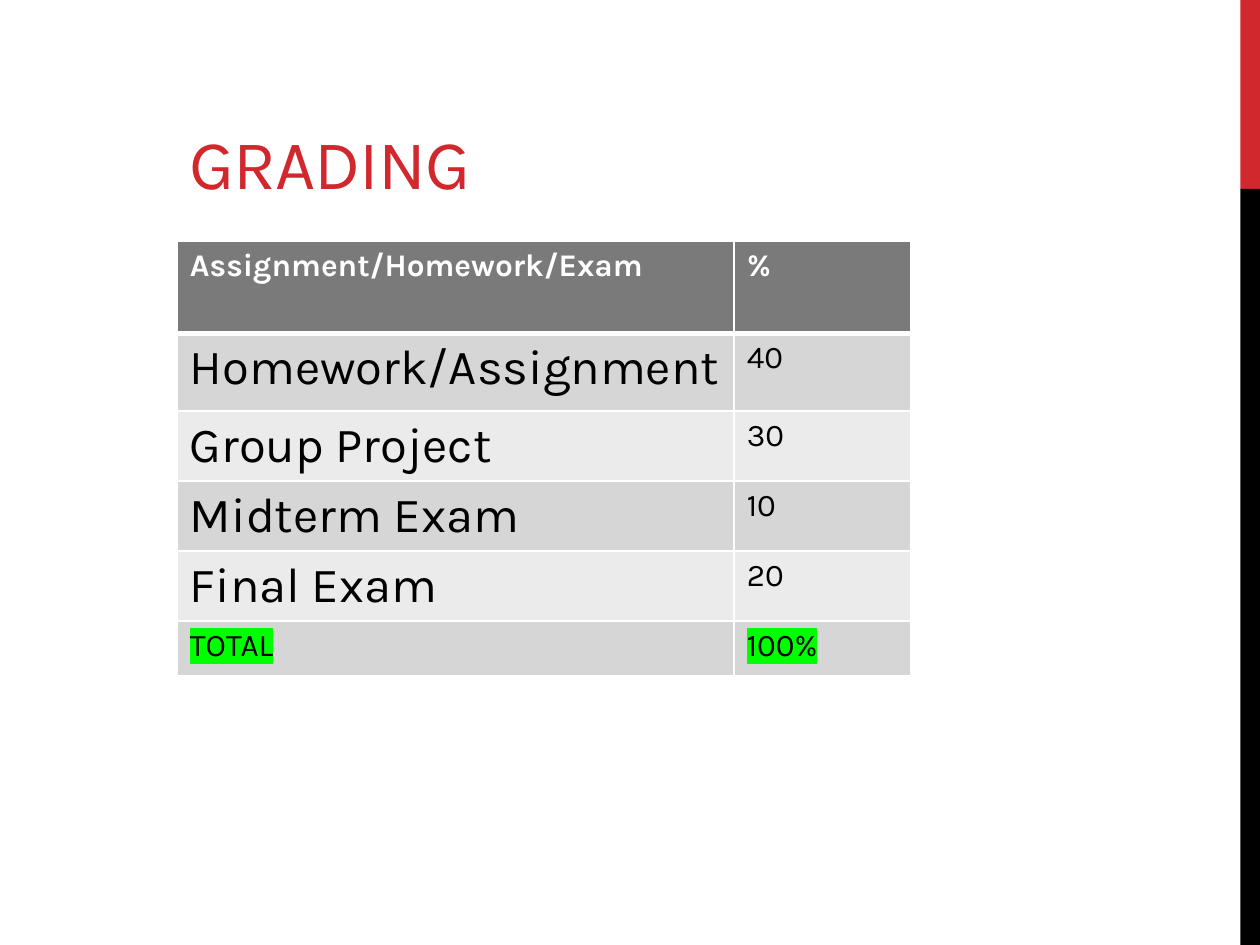
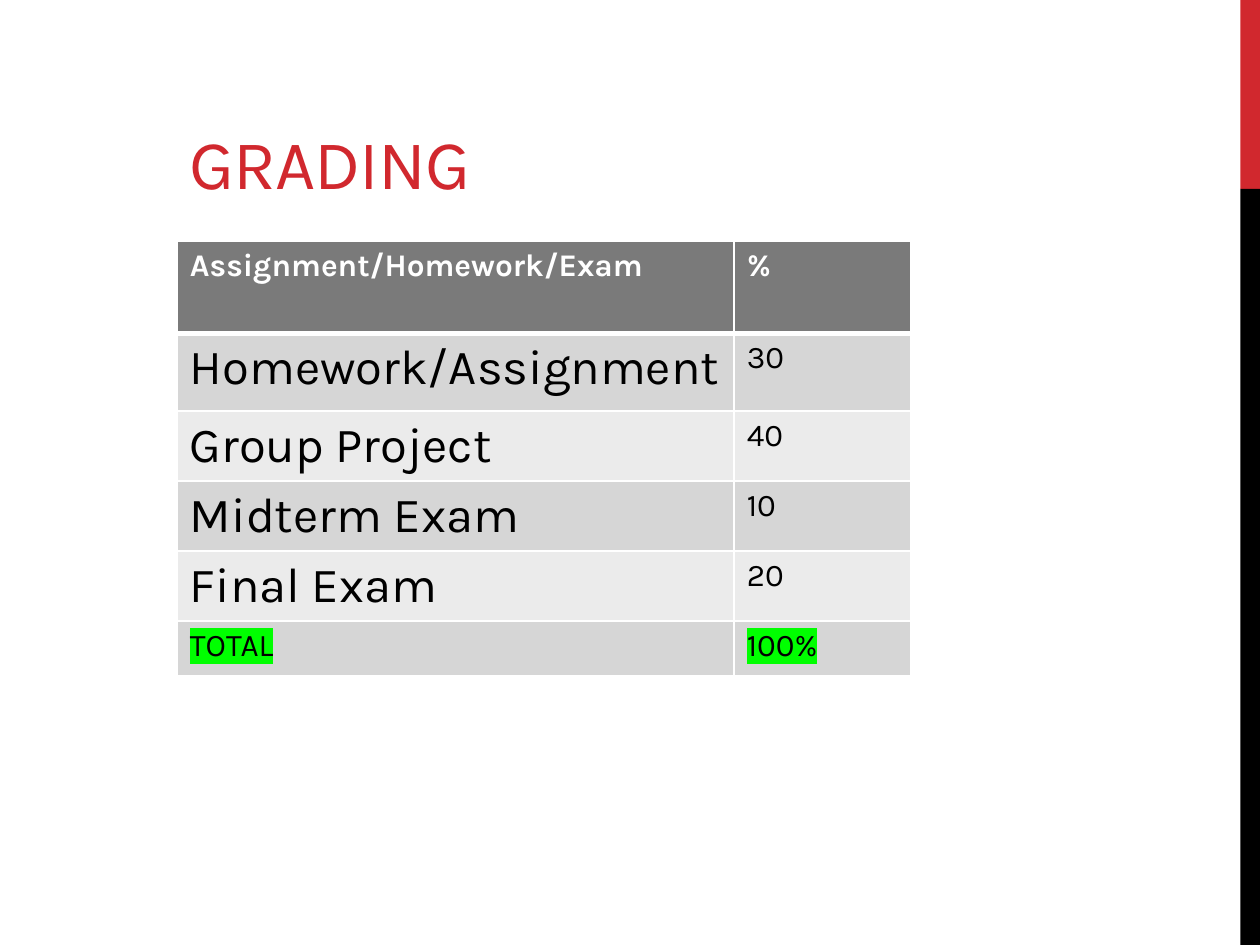
Before and after one commit to mahmoudparsian/data-warehousing, a slide deck: slide 8 of syllabus/week-01-intro-to-Data-Warehousing/2-course-outline-and-intro-to-DW/course_outline_and_DW_concepts/01_introduction_to_DW_course.pptx. Drawn at 1260x945 pixels with LibreOffice and Linux fonts; fonts in the diff are those of the drawing. Boxes give left, top, right and bottom in pixels: in the first picture for what was removed or moved away, otherwise in the second. Text is boxed around its words. In the diff, an @@ line names an element or a change of style, - is before the commit and + after.

```diff
--- a/syllabus/week-01-intro-to-Data-Warehousing/2-course-outline-and-intro-to-DW/course_outline_and_DW_concepts/01_introduction_to_DW_course.pptx
+++ b/syllabus/week-01-intro-to-Data-Warehousing/2-course-outline-and-intro-to-DW/course_outline_and_DW_concepts/01_introduction_to_DW_course.pptx
@@ table at (x1=178, y1=242, x2=911, y2=680) @@
-row 2, column 2: 40
+row 2, column 2: 30
-row 3, column 2: 30
+row 3, column 2: 40
```
Also in this commit, not shown: 4 other slides changed, 1 slide removed.
